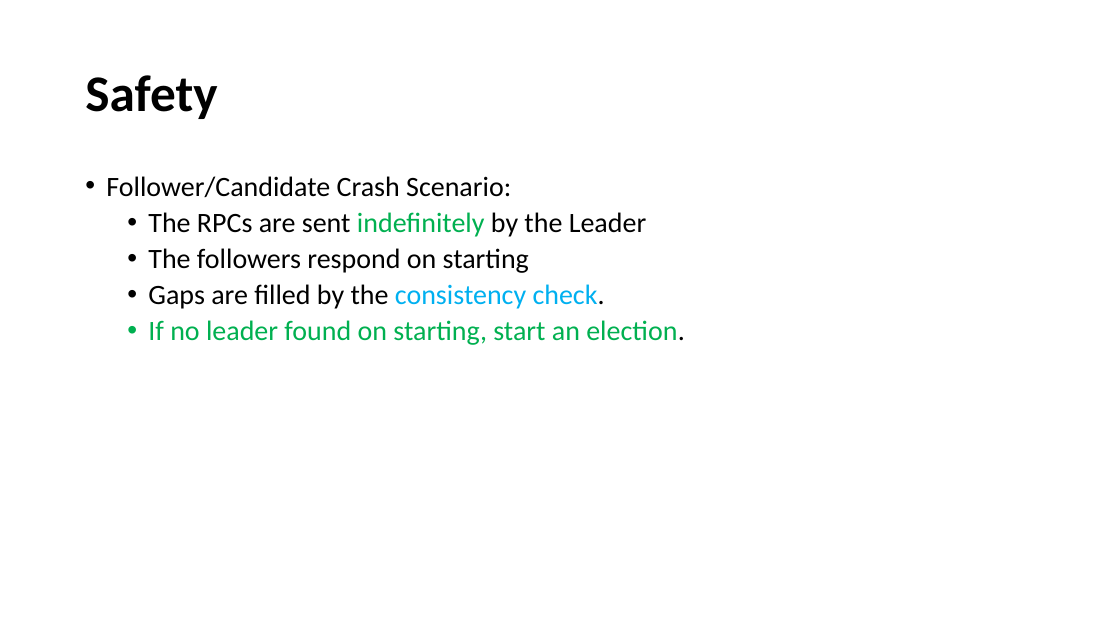
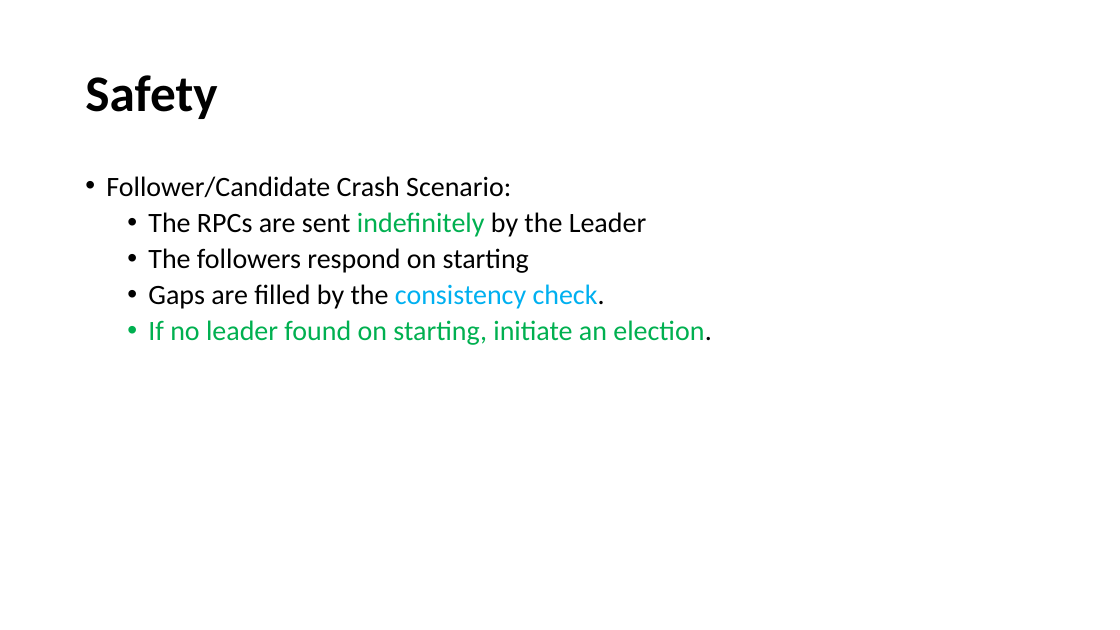
Before and after one commit to paulsaswata/public, a slide deck: slide 18 of The Raft Consensus Algorithm.pptx. Drawn at 1120x630 pixels with LibreOffice and Linux fonts; fonts in the diff are those of the drawing. Boxes give left, top, right and bottom in pixels: in the first picture for what was removed or moved away, otherwise in the second. Text is boxed around its words. In the diff, an @@ line names an element or a change of style, - is before the commit and + after.

```diff
--- a/The Raft Consensus Algorithm.pptx
+++ b/The Raft Consensus Algorithm.pptx
@@ text at (148,320,712,345): text changed @@
-  • If no leader found on starting, start an election.
+  • If no leader found on starting, initiate an election.
```
Also in this commit, not shown: 9 other slides changed.
